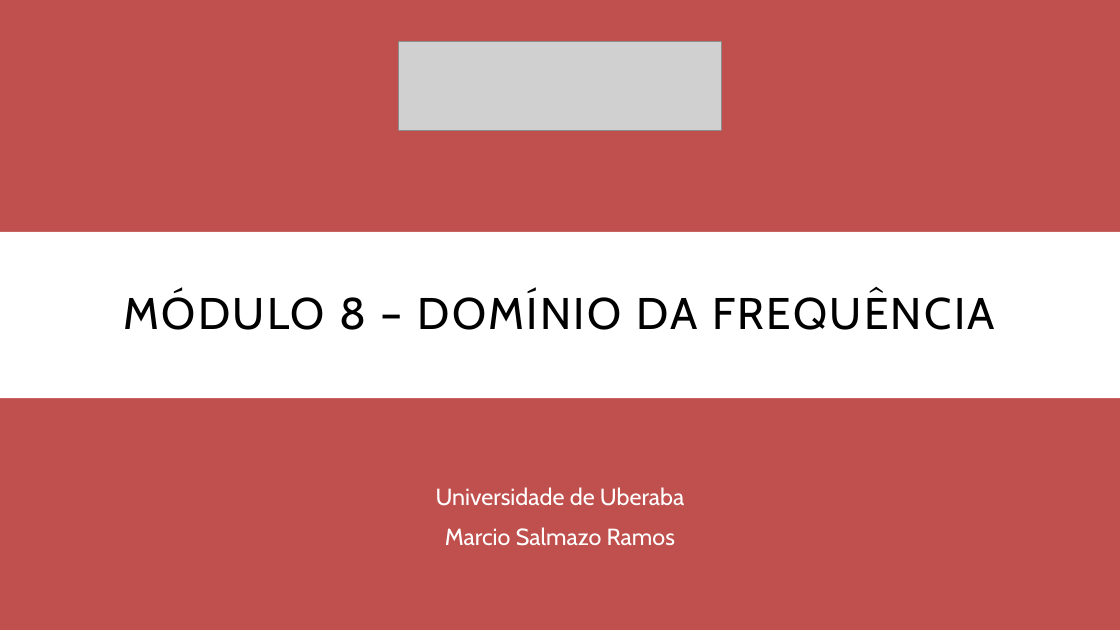
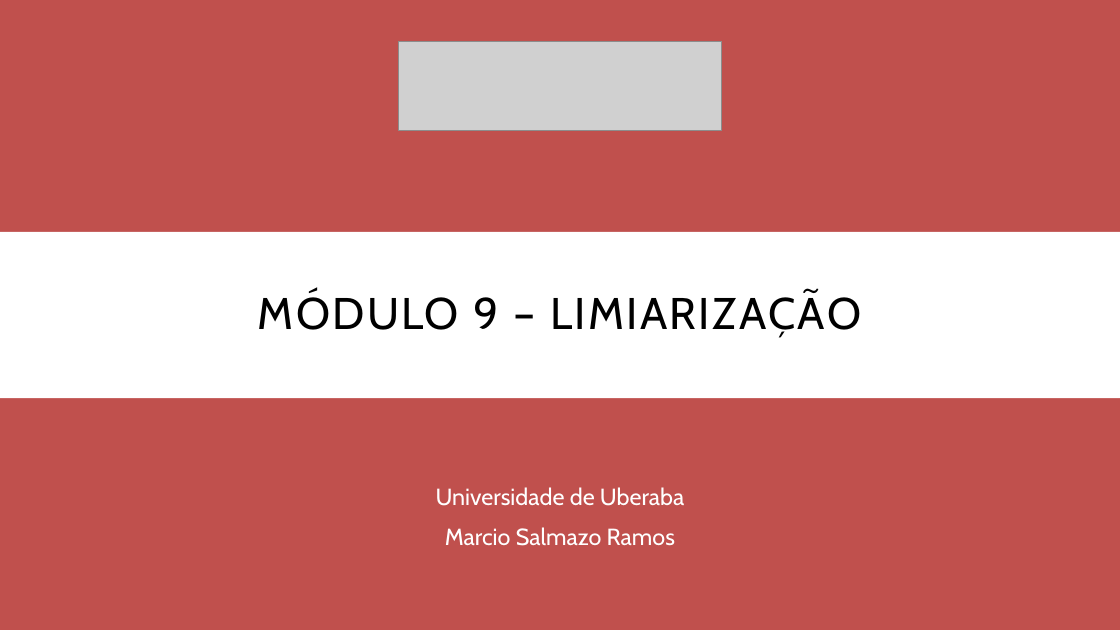
Before and after one commit to Marcio-Salmazo/Aulas, a slide deck: slide 1 of Processamento de Imagens/Slides/09 - Limiarizacao.pptx. Drawn at 1120x630 pixels with LibreOffice and Linux fonts; fonts in the diff are those of the drawing; grey boxes stand for pictures. Boxes give left, top, right and bottom in pixels: in the first picture for what was removed or moved away, otherwise in the second. Text is boxed around its words. In the diff, an @@ line names an element or a change of style, - is before the commit and + after.

Commit message:
Limiarização

```diff
--- a/Processamento de Imagens/Slides/09 - Limiarizacao.pptx
+++ b/Processamento de Imagens/Slides/09 - Limiarizacao.pptx
@@ title at <box>258,292,861,338</box>: text changed @@
-MÓDULO 8 – DOMÍNIO DA FREQUÊNCIA
+MÓDULO 9 – LIMIARIZAÇÃO
```
Also in this commit, not shown: 1 other slide changed, 4 slides added, 1 slide removed, 1 other file.
